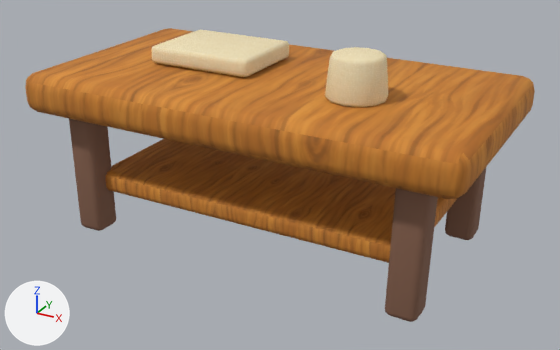
The Blender file assets-source/blender/coffee-table.blend: old version first, new version second.
Rendered twice from a 50 mm lens placed at (0.874, -1.58, 0.947), pointed at (0.023, -0.031, 0.173). Every picture has the same lights, and +X, +Y and +Z are marked at lower left. The older version comes first.

The older version as bpy lines, for what is in view:
```python
ob_coffee_table_book = bpy.data.objects.new('coffee_table_book', me_cube_050)
ob_coffee_table_book.location = (-0.18, 0.03, 0.445)
ob_coffee_table_cup = bpy.data.objects.new('coffee_table_cup', me_cone_004)
ob_coffee_table_cup.location = (0.24, -0.08, 0.47)
ob_coffee_table_leg_003 = bpy.data.objects.new('coffee_table_leg.003', me_cube_049)
ob_coffee_table_leg_003.location = (0.429, 0.204, 0.16)
ob_coffee_table_leg_003.rotation_euler = (0.018, 0.018, 0.0)  # degrees (1, 1, 0)
ob_coffee_table_lower_shelf = bpy.data.objects.new('coffee_table_lower_shelf', me_cube_045)
ob_coffee_table_lower_shelf.location = (0.0, 0.0, 0.13)
ob_coffee_table_soft_top = bpy.data.objects.new('coffee_table_soft_top', me_cube_044)
ob_coffee_table_soft_top.location = (0.0, 0.0, 0.37)
# also in view: 'coffee_table_leg.002' at (0.429, -0.204, 0.16); 'coffee_table_leg' at (-0.429, -0.204, 0.16)
```
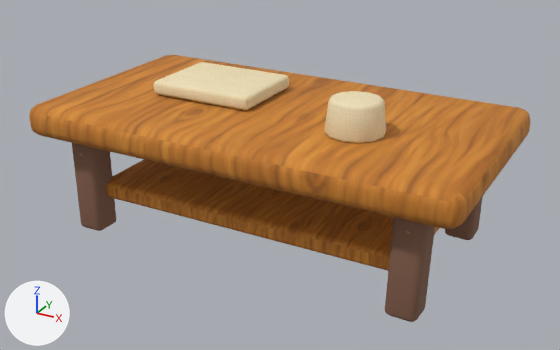
Where the newer file only moved an object's origin or applied its transform, the numbers keep the older frame.

Edits to the bpy script that builds the scene:
```text
Change me_cube_044:
    used by ob_coffee_table_soft_top; location = (0.0, 0.0, 0.37)
    remove me_cube_044.from_pydata(...)  # 96 vertices, 98 faces; spans x -0.55..0.55, y -0.3..0.3, z -0.05..0.05
    add me_cube_044.from_pydata(...)  # 96 vertices, 98 faces; spans x -0.55..0.55, y -0.3..0.3, z 0.259..0.339
    me_cube_044 part 1: the whole mesh is scaled about its middle by (1, 1, 0.807), then moved by (0.0, 0.0, 0.299)
Change me_cube_045:
    used by ob_coffee_table_lower_shelf; location = (0.0, 0.0, 0.13)
    remove me_cube_045.from_pydata(...)  # 96 vertices, 98 faces; spans x -0.418..0.418, y -0.204..0.204, z -0.027..0.027
    add me_cube_045.from_pydata(...)  # 96 vertices, 98 faces; spans x -0.418..0.418, y -0.204..0.204, z 0.083..0.128
    me_cube_045 part 2: the whole mesh is scaled about its middle by (1, 1, 0.807), then moved by (0.0, 0.0, 0.106)
Change me_cube_050:
    used by ob_coffee_table_book; location = (-0.18, 0.03, 0.445)
    remove me_cube_050.from_pydata(...)  # 96 vertices, 98 faces; spans x -0.14..0.14, y -0.11..0.11, z -0.023..0.023
    add me_cube_050.from_pydata(...)  # 96 vertices, 98 faces; spans x -0.32..-0.04, y -0.08..0.14, z 0.341..0.378
    me_cube_050 part 3: the whole mesh is scaled about its middle by (1, 1, 0.807), then moved by (-0.18, 0.03, 0.36)
Change me_cone_004:
    used by ob_coffee_table_cup; location = (0.24, -0.08, 0.47)
    remove me_cone_004.from_pydata(...)  # 72 vertices, 62 faces; spans x -0.0692..0.0692, y -0.0692..0.0692, z -0.05..0.05
    add me_cone_004.from_pydata(...)  # 72 vertices, 62 faces; spans x 0.1708..0.3092, y -0.1492..-0.0108, z 0.3393..0.42
    me_cone_004 part 4: the whole mesh is scaled about its middle by (1, 1, 0.807), then moved by (0.24, -0.08, 0.3797)
Change ob_coffee_table_soft_top:
    ob_coffee_table_soft_top.location: (0.0, 0.0, 0.37) -> (0.0, 0.0, 0.0)
Change ob_coffee_table_lower_shelf:
    ob_coffee_table_lower_shelf.location: (0.0, 0.0, 0.13) -> (0.0, 0.0, 0.0)
Change ob_coffee_table_book:
    ob_coffee_table_book.location: (-0.18, 0.03, 0.445) -> (0.0, 0.0, 0.0)
Change ob_coffee_table_cup:
    ob_coffee_table_cup.location: (0.24, -0.08, 0.47) -> (0.0, 0.0, 0.0)
```

Pixel boxes [x1, y1, x2, y2] of what changed, in the pictures (560 x 350 px):
'coffee_table_soft_top', rescaled: before [25, 28, 535, 199]; after [29, 55, 530, 229]
'coffee_table_lower_shelf', rescaled: before [105, 139, 457, 263]; after [106, 160, 439, 271]
'coffee_table_book', rescaled: before [151, 30, 289, 77]; after [154, 62, 289, 110]
'coffee_table_cup', rescaled (13% shorter): before [325, 47, 388, 107]; after [324, 91, 386, 143]
'coffee_table_leg.003', unchanged, covered by the edit: before [445, 168, 486, 240]; after [445, 196, 483, 240]
